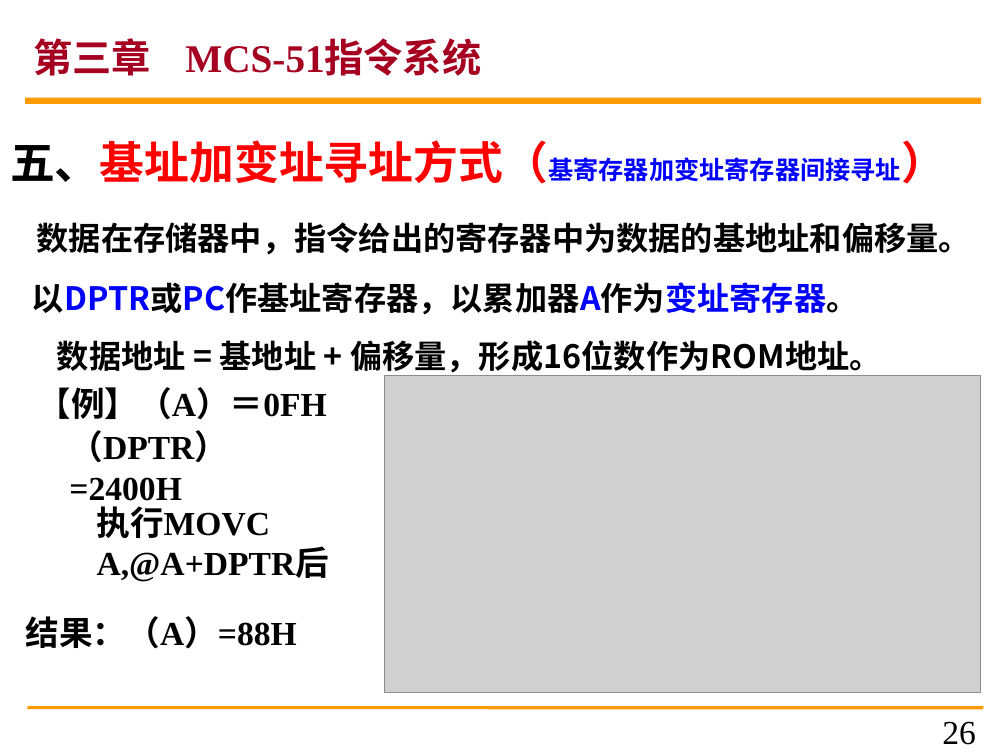
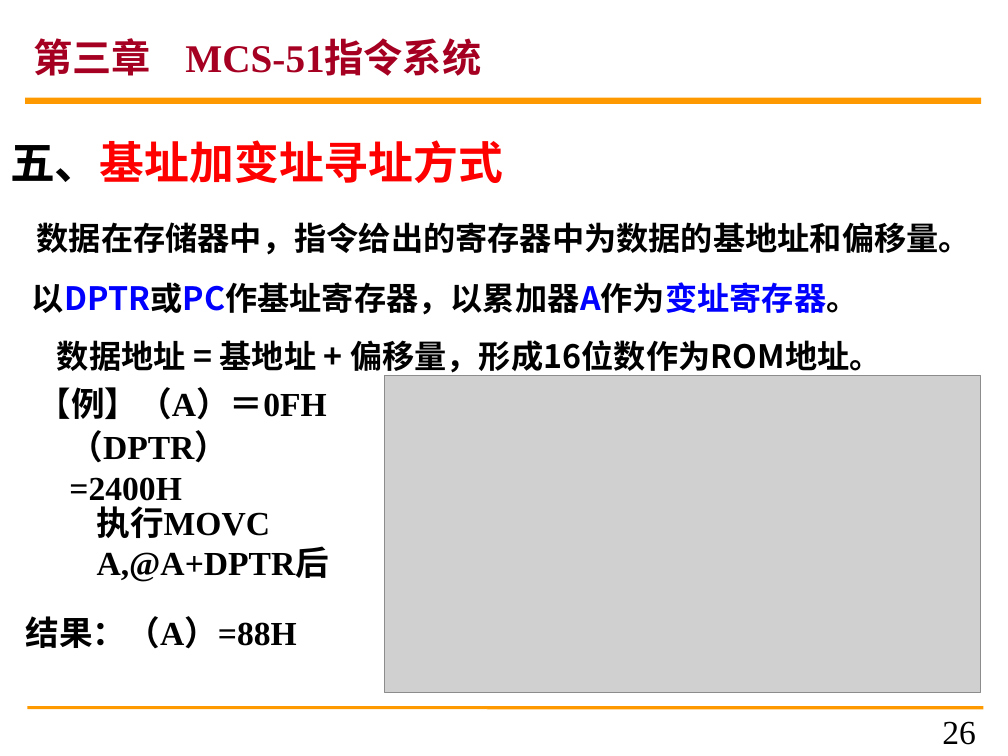
Before and after one commit to caizi333333/Educog-micro2026, a slide deck: slide 26 of public/resources/course/courseware/u3/ch3-v4.pptx. Drawn at 1008x756 pixels with LibreOffice and Linux fonts; fonts in the diff are those of the drawing; grey boxes stand for pictures. Boxes give left, top, right and bottom in pixels: in the first picture for what was removed or moved away, otherwise in the second. Text is boxed around its words. In the diff, an @@ line names an element or a change of style, - is before the commit and + after.

```diff
--- a/public/resources/course/courseware/u3/ch3-v4.pptx
+++ b/public/resources/course/courseware/u3/ch3-v4.pptx
@@ text at (10,140,971,255): text changed @@
-五、基址加变址寻址方式（基寄存器加变址寄存器间接寻址）
-数据在存储器中，指令给出的寄存器中为数据的基地址和偏移量。
+五、基址加变址寻址方式
+数据在存储器中，指令给出的寄存器中为数据的基地址和偏移量。
```
Also in this commit, not shown: 15 other slides changed, 11 other files.
